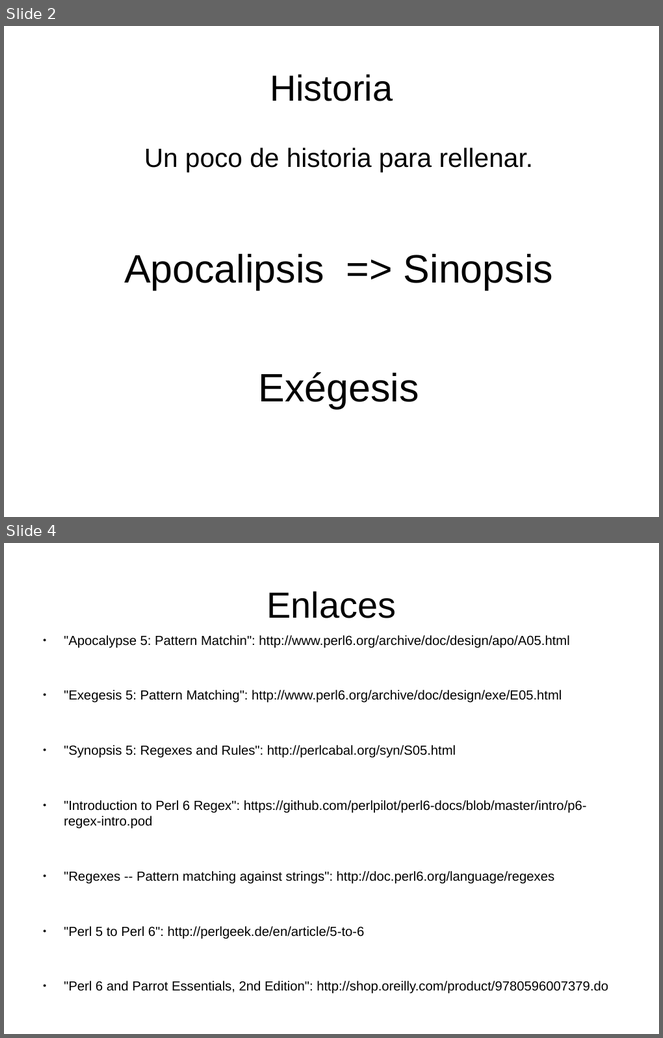
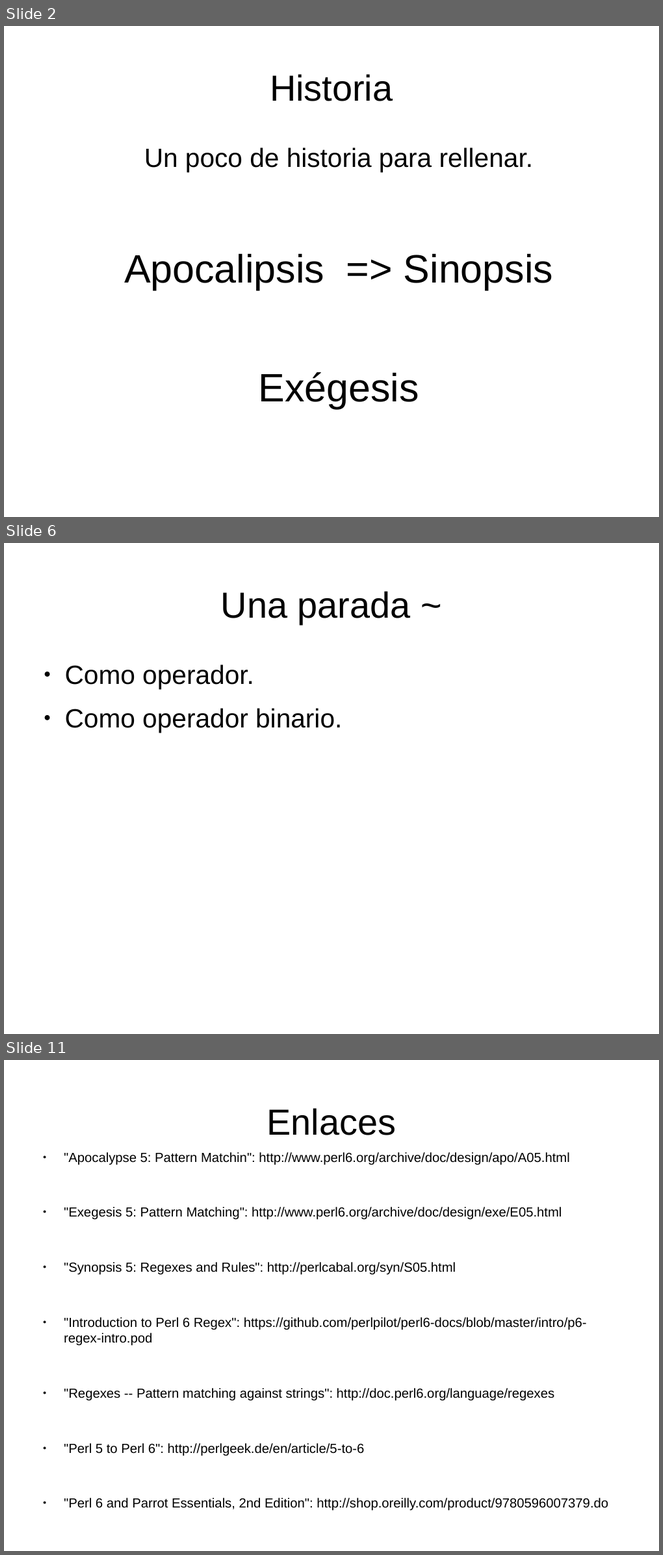
Before and after one commit to renatolrr/Regexes-and-Rules, a slide deck: impress/Regexes-and-Rules.odp. Shown one above the other, each under a label of ours: slides 2 and 4 before the commit, slides 2, 6 and 11 after it; the slides between them are not shown. The pictures are 663x1038 and 663x1555 pixels, drawn with LibreOffice and Linux fonts; fonts in the diff are those of the drawing. Boxes give left, top, right and bottom in pixels: in the first picture for what was removed or moved away, otherwise in the second. Text is boxed around its words. In the diff, an @@ line names an element or a change of style, - is before the commit and + after.

```diff
--- a/impress/Regexes-and-Rules.odp
+++ b/impress/Regexes-and-Rules.odp
@@ slide 6 added at box(4, 543, 659, 1034), background #FFFFFF @@
@@ title added at box(221, 591, 411, 624), 44 pt, text #000000 @@
+Una parada ~
@@ text added at box(65, 665, 342, 733), 32 pt, text #000000 @@
+● Como operador.
+● Como operador binario.
@@ what was slide 4 is now slide 11 @@
```
Also in this commit, not shown: 7 other slides added, 1 slide removed, 2 other files.
